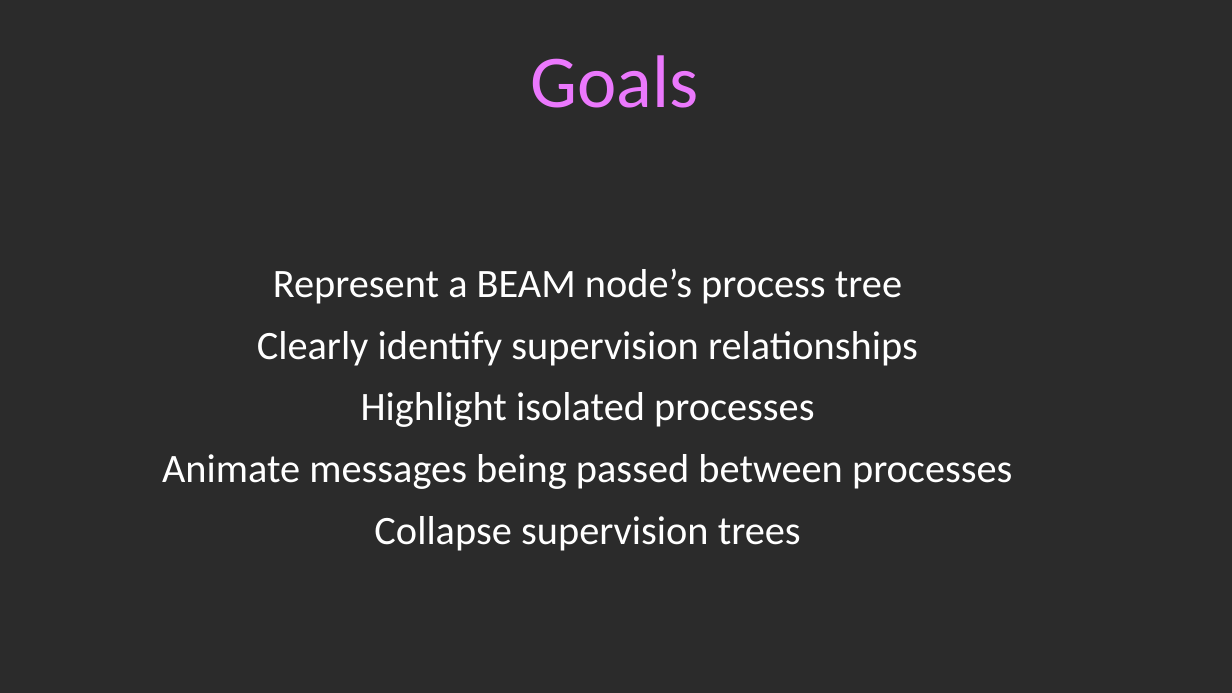
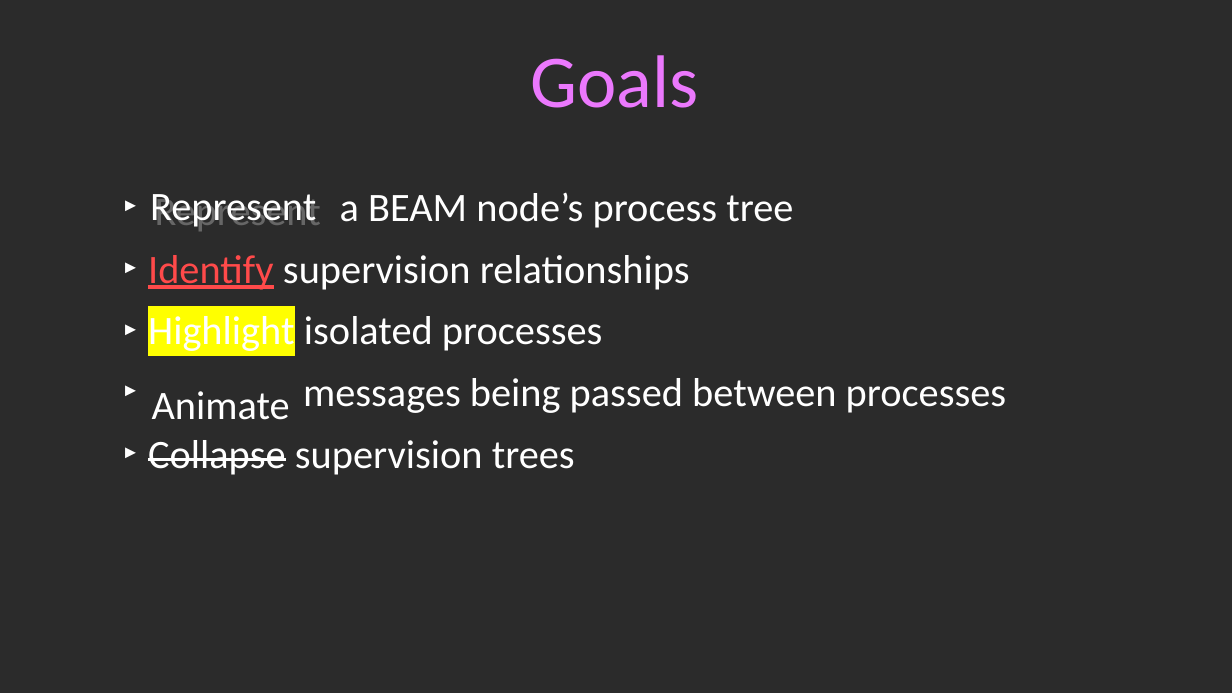
Before and after one commit to guillheu/Presentations, a slide deck: slide 7 of 2026/Code Beam Europe/Asterism.odp (slide 6 before the commit). Drawn at 1232x693 pixels with LibreOffice and Linux fonts; fonts in the diff are those of the drawing; background and template pictures are left out; a plain dark background stands for a picture behind light text. Boxes give left, top, right and bottom in pixels: in the first picture for what was removed or moved away, otherwise in the second. Text is boxed around its words. In the diff, an @@ line names an element or a change of style, - is before the commit and + after.

```diff
--- a/2026/Code Beam Europe/Asterism.odp
+++ b/2026/Code Beam Europe/Asterism.odp
@@ text "a BEAM node’s process tree" moved from (x1=162, y1=268, x2=1012, y2=551) to (x1=148, y1=192, x2=1006, y2=475) @@
@@ text at (x1=148, y1=192, x2=793, y2=290): text changed @@
-Represent a BEAM node’s process tree
-Clearly identify supervision relationships
+► a BEAM node’s process tree
+► Identify supervision relationships
@@ text added at (x1=150, y1=194, x2=316, y2=231), 26 pt, text #FFFFFF @@
+Represent
@@ text at (x1=148, y1=316, x2=602, y2=475): highlight none to #FFFF00 in "Highlight"; strikethrough on in "Collapse"; alignment centre to left; bullet none to ► @@
@@ text at (x1=303, y1=378, x2=1006, y2=413): text changed @@
-Animate messages being passed between processes
+► messages being passed between processes
@@ text added at (x1=152, y1=391, x2=290, y2=420), 26 pt, text #FFFFFF @@
+Animate
```
Also in this commit, not shown: 3 other slides changed, 1 slide added, 2 other files.
